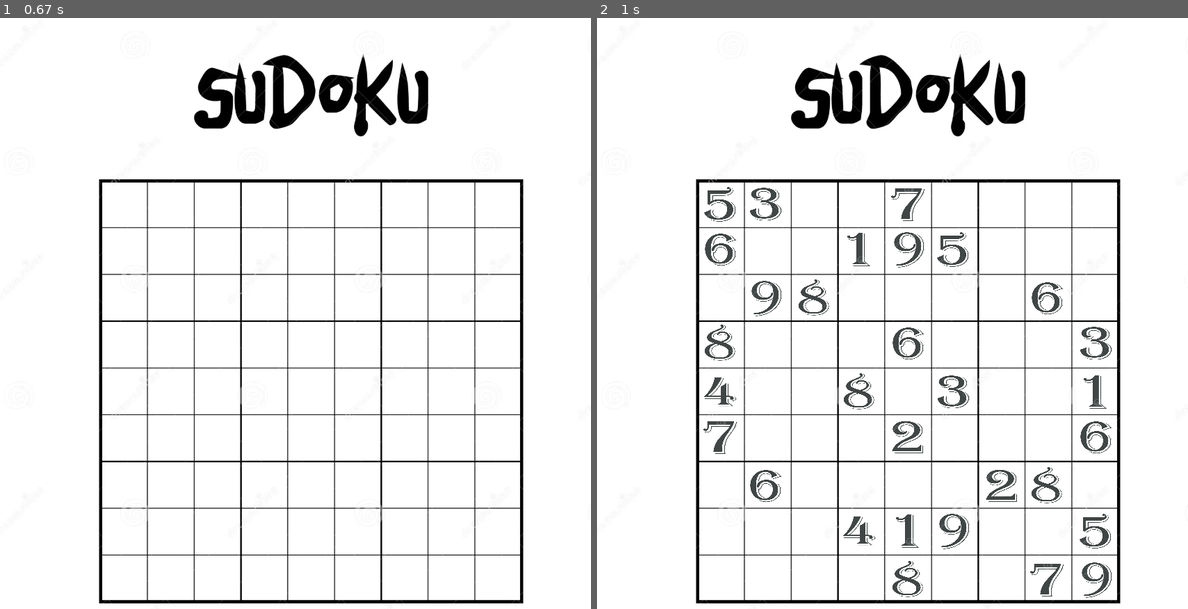
Above: before the commit, frames 1-2 (left to right).
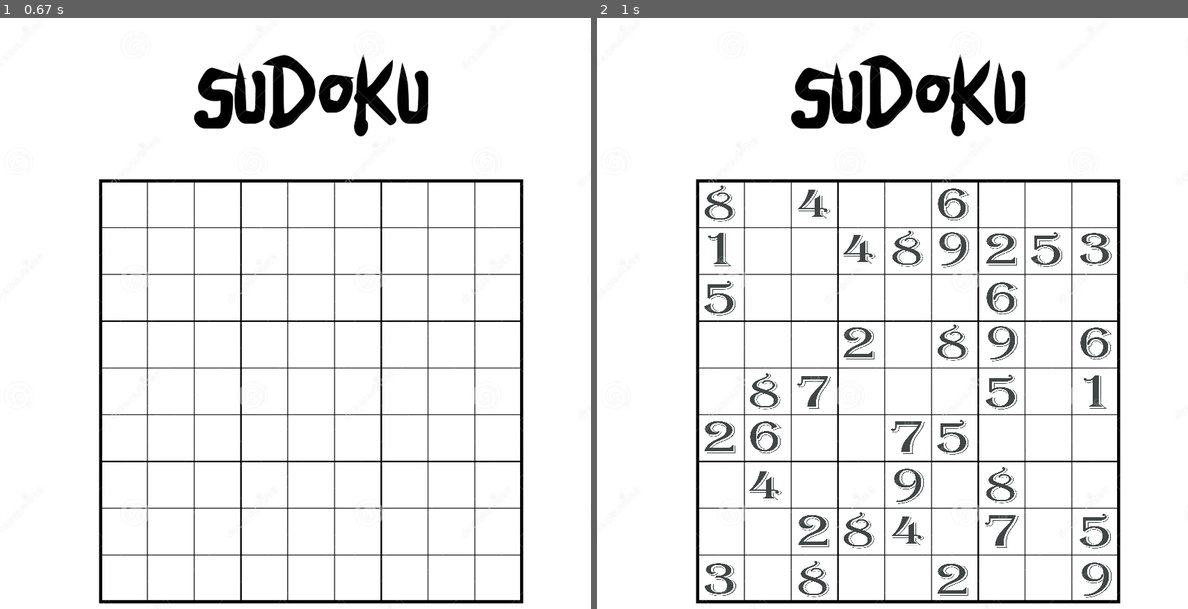
Above: after the commit, the same moments.

Repository: memdygu100/Sudoku-Pygame
Game: pygame game, started from main.py
Two runs of this game, one before a commit and one after it. Both use one fixed random seed, a clock stepped at 60 frames per second and the inputs below.
Inputs (mouse positions are in pixels of both pictures, inside the frame that each line leads up to):
- Up to frame 1 (0.67 s): no input
- Up to frame 2 (1 s): click (898, 354) at 0.88 s

Frame 1 is identical in both runs. In frame 2, 5.4% of the frame differs, in the area x 18-88%, y 28-98%.

Commit message:
Jogo quase pronto

Diff:
--- a/Matrizes.py
+++ b/Matrizes.py
@@ -1,16 +1,59 @@
-Sudoku_playground = [[5, 3, '', '', 7, '', '', '', ''],
-                     [6, '', '', 1, 9, 5, '', '', ''],
-                     ['', 9, 8, '', '', '', '', 6, ''],
-                     [8, '', '', '', 6, '', '', '', 3],
-                     [4, '', '', 8, '', 3, '', '', 1],
-                     [7, '', '', '', 2, '', '', '', 6],
-                     ['', 6, '', '', '', '', 2, 8, ''],
-                     ['', '', '', 4, 1, 9, '', '', 5],
-                     ['', '', '', '', 8, '', '', 7, 9]]
+import random
+
+numeros_removidos = 5
 
 posicoes_x = [150, 215, 285, 350, 420, 485, 555, 620, 690]
 posicoes_y = [240, 305, 375, 440, 510, 575, 645, 710, 780]
 colunas = []
+
+Sudoku_playground = [[0 for _ in range(9)] for _ in range(9)]
+
+def numero_valido(linha, coluna, numero):
+
+    for i in range(9):
+        if Sudoku_playground[linha][i] == numero or Sudoku_playground[i][coluna] == numero:
+            return False
+
+
+    inicio_linha = 3 * (linha // 3)
+    inicio_coluna = 3 * (coluna // 3)
+    for i in range(3):
+        for j in range(3):
+            if Sudoku_playground[inicio_linha + i][inicio_coluna + j] == numero:
+                return False
+
+    return True
+
+def preencher_tabuleiro():
+    for linha in range(9):
+        for coluna in range(9):
+            if Sudoku_playground[linha][coluna] == 0:
+                numeros = list(range(1, 10))
+                random.shuffle(numeros)
+                for numero in numeros:
+                    if numero_valido(linha, coluna, numero):
+                        Sudoku_playground[linha][coluna] = numero
+                        if preencher_tabuleiro():
+                            return True
+                        Sudoku_playground[linha][coluna] = 0
+                return False
+    return True
+
+preencher_tabuleiro()
+
+
+
+for quad_linha in range(0, 9, 3):
+    for quad_coluna in range(0, 9, 3):
+
+        posicoes = [(i, j) for i in range(quad_linha, quad_linha + 3)
+                           for j in range(quad_coluna, quad_coluna + 3)]
+        random.shuffle(posicoes)
+
+        for i, j in posicoes[:numeros_removidos]:
+            Sudoku_playground[i][j] = 0
+
+
 
 def verifica_submatriz_unica(submatriz):
     numeros = [num for linha in submatriz for num in linha if num != 0]
